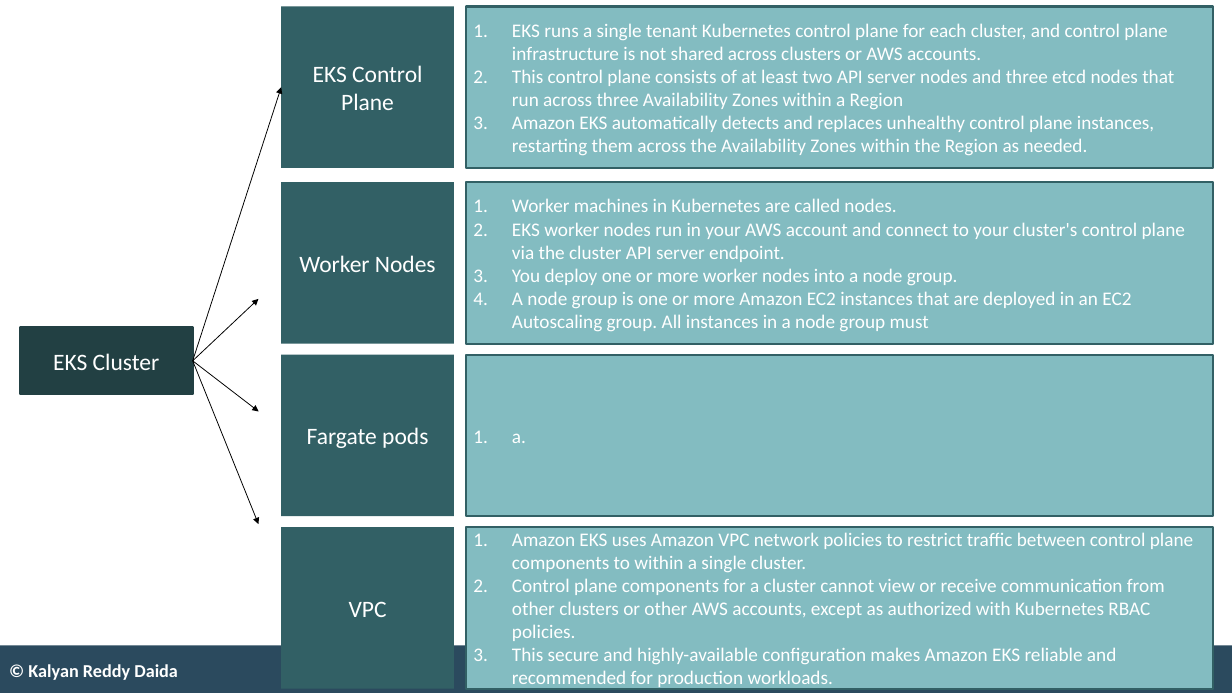
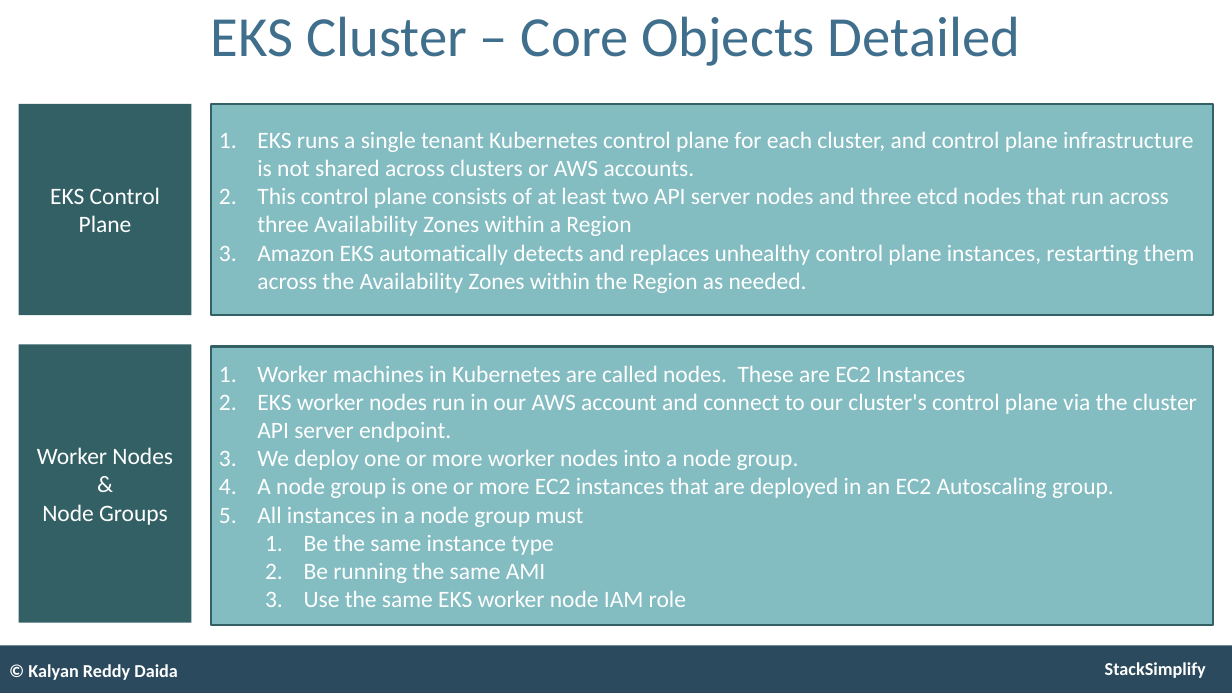
Before and after one commit to stacksimplify/aws-eks-kubernetes-masterclass, a slide deck: slide 8 of presentation/AWS-Fargate-and-EKS-Masterclass.pptx (slide 5 before the commit). Drawn at 1232x693 pixels with LibreOffice and Linux fonts; fonts in the diff are those of the drawing. Boxes give left, top, right and bottom in pixels: in the first picture for what was removed or moved away, otherwise in the second. Text is boxed around its words. In the diff, an @@ line names an element or a change of style, - is before the commit and + after.

```diff
--- a/presentation/AWS-Fargate-and-EKS-Masterclass.pptx
+++ b/presentation/AWS-Fargate-and-EKS-Masterclass.pptx
@@ title added at bbox=[211, 16, 1020, 66], 53 pt, text #406F8D @@
+EKS Cluster – Core Objects Detailed
@@ arrow removed from (192, 361) to (281, 87) @@
@@ rectangle "EKS Control Plane": place and size @@
-rectangle "EKS Control Plane" at bbox=[281, 6, 454, 168]
+rectangle "EKS Control Plane" at bbox=[18, 104, 191, 315]
@@ rectangle "EKS runs a single tenant ...": place and size @@
-rectangle "EKS runs a single tenant ..." at bbox=[466, 7, 1214, 169]
+rectangle "EKS runs a single tenant ..." at bbox=[211, 104, 1213, 315]
@@ rectangle "EKS runs a single tenant ..." at bbox=[211, 104, 1213, 315]: size 18 to 22 pt @@
@@ arrow removed from (192, 361) to (259, 299) @@
@@ rectangle removed at bbox=[20, 327, 192, 394] @@
-EKS Cluster
@@ rectangle "Worker Nodes": place and size @@
-rectangle "Worker Nodes" at bbox=[281, 182, 454, 344]
+rectangle "Worker Nodes" at bbox=[18, 344, 191, 622]
@@ rectangle "Worker machines in Kubernetes are ...": place and size @@
-rectangle "Worker machines in Kubernetes are ..." at bbox=[466, 182, 1214, 344]
+rectangle "Worker machines in Kubernetes are ..." at bbox=[211, 346, 1213, 624]
@@ rectangle removed at bbox=[281, 355, 454, 517] @@
-Fargate pods
@@ rectangle removed at bbox=[466, 355, 1214, 517] @@
-1. a.
@@ arrow removed from (192, 361) to (259, 411) @@
@@ arrow removed from (192, 361) to (259, 524) @@
@@ text in rectangle at bbox=[257, 365, 1197, 607]: text changed; size 18 to 22 pt @@
-1. Worker machines in Kubernetes are called nodes.
-2. EKS worker nodes run in your AWS account and connect to your cluster's control plane via the cluster API server endpoint.
-3. You deploy one or more worker nodes into a node group.
-4. A node group is one or more Amazon EC2 instances that are deployed in an EC2 Autoscaling group. All instances in a node group must
+1. Worker machines in Kubernetes are called nodes. These are EC2 Instances
+2. EKS worker nodes run in our AWS account and connect to our cluster's control plane via the cluster API server endpoint.
+3. We deploy one or more worker nodes into a node group.
+4. A node group is one or more EC2 instances that are deployed in an EC2 Autoscaling group.
+5. All instances in a node group must
+  1. Be the same instance type
+  2. Be running the same AMI
+  3. Use the same EKS worker node IAM role
@@ text in rectangle at bbox=[42, 504, 168, 525]: paragraphs added @@
+&
+Node Groups
@@ rectangle removed at bbox=[281, 527, 454, 689] @@
-VPC
@@ rectangle removed at bbox=[466, 527, 1214, 689] @@
-1. Amazon EKS uses Amazon VPC network policies to restrict traffic between control plane components to within a single cluster.
-2. Control plane components for a cluster cannot view or receive communication from other clusters or other AWS accounts, except as authorized with Kubernetes RBAC policies.
-3. This secure and highly-available configuration makes Amazon EKS reliable and recommended for production workloads.
```
Also in this commit, not shown: 2 other slides changed, 5 slides added, 2 other files.
